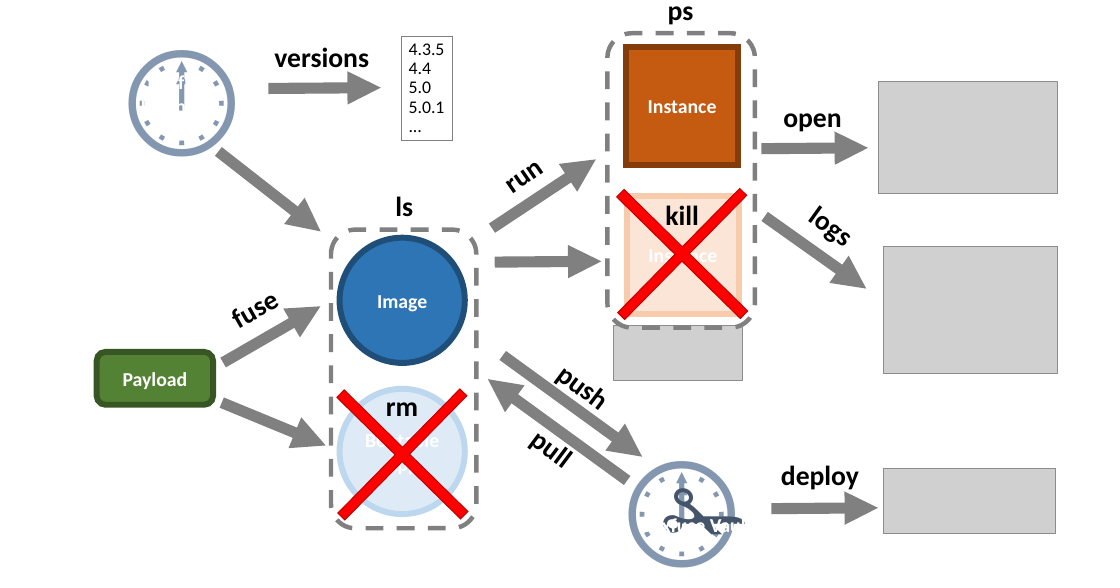
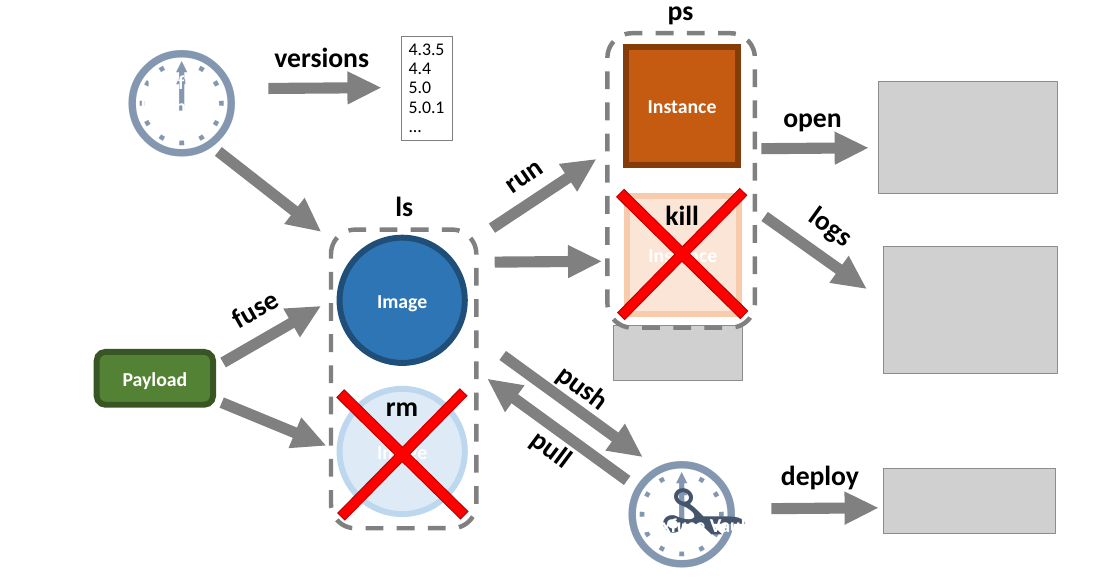
Before and after one commit to flyway/boxfuse.com, a slide deck: slide 9 of _sources/GettingStarted.pptx. Drawn at 1120x588 pixels with LibreOffice and Linux fonts; fonts in the diff are those of the drawing; grey boxes stand for pictures. Boxes give left, top, right and bottom in pixels: in the first picture for what was removed or moved away, otherwise in the second. Text is boxed around its words. In the diff, an @@ line names an element or a change of style, - is before the commit and + after.

```diff
--- a/_sources/GettingStarted.pptx
+++ b/_sources/GettingStarted.pptx
@@ text in ellipse at (377, 443, 427, 465): text changed @@
-Bootable
-App
+Image
```
Also in this commit, not shown: 4 slides added, 34 other files.
